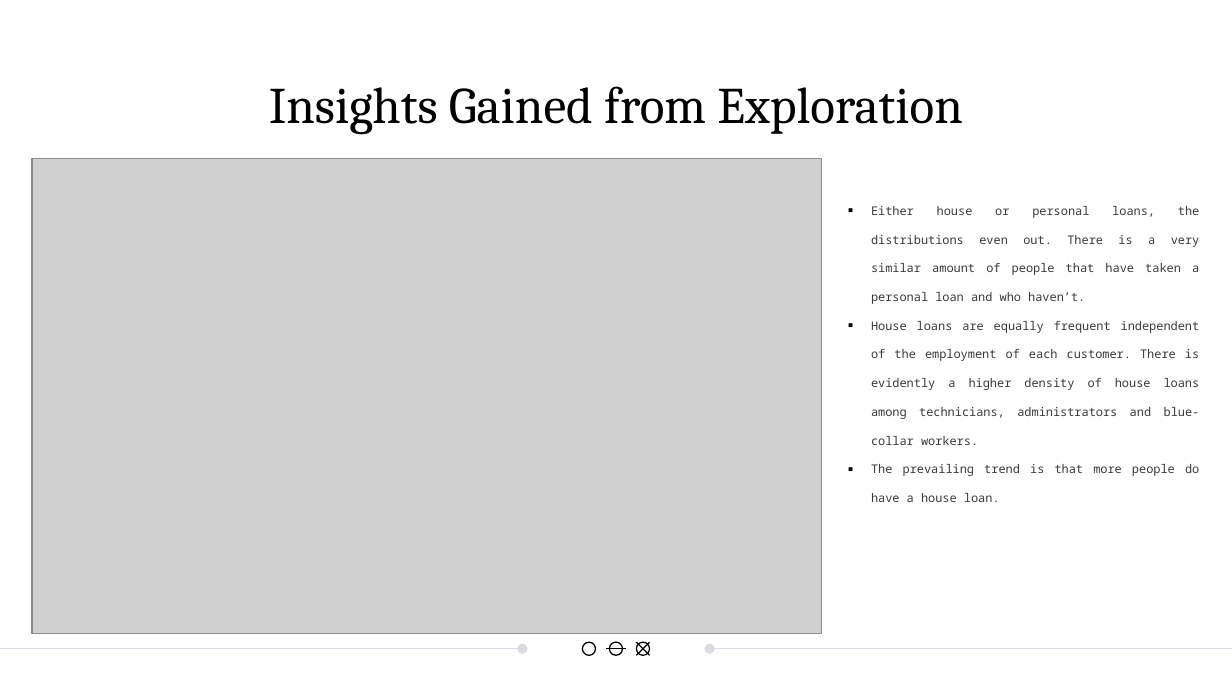
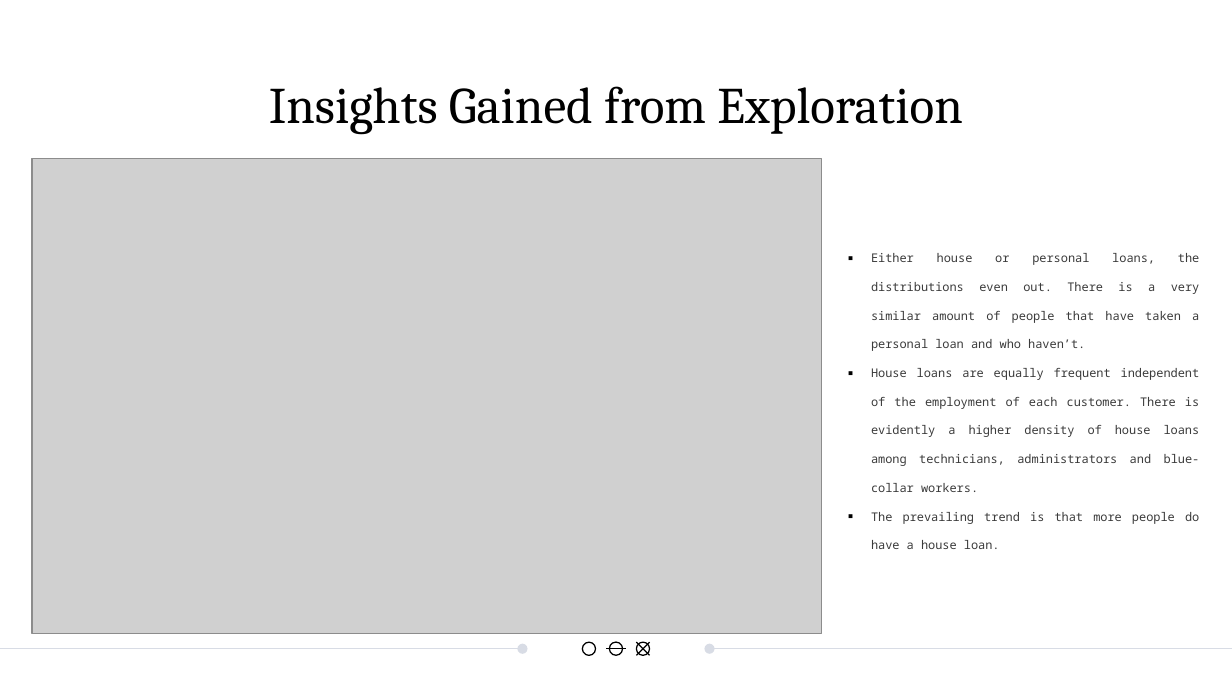
Before and after one commit to SergioCuencaNunez/ml3-bank-marketing, a slide deck: slide 9 of MLIII. Práctica 1.pptx. Drawn at 1232x693 pixels with LibreOffice and Linux fonts; fonts in the diff are those of the drawing; grey boxes stand for pictures. Boxes give left, top, right and bottom in pixels: in the first picture for what was removed or moved away, otherwise in the second. Text is boxed around its words. In the diff, an @@ line names an element or a change of style, - is before the commit and + after.

```diff
--- a/MLIII. Práctica 1.pptx
+++ b/MLIII. Práctica 1.pptx
@@ text "Either house or personal loans, ...": place and size @@
-text "Either house or personal loans, ..." at [871, 206, 1200, 502]
+text "Either house or personal loans, ..." at [871, 253, 1200, 549]
```
Also in this commit, not shown: 3 other slides changed, 1 slide added, 1 other file.
